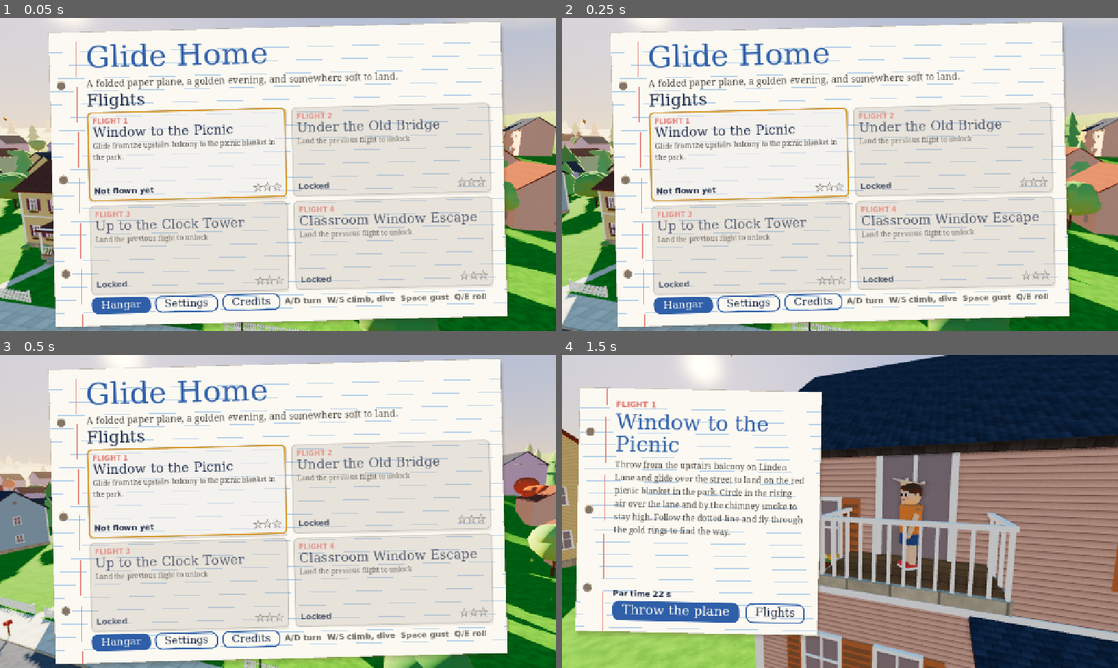
Above: before the commit, frames 1-4 (two rows, left to right).
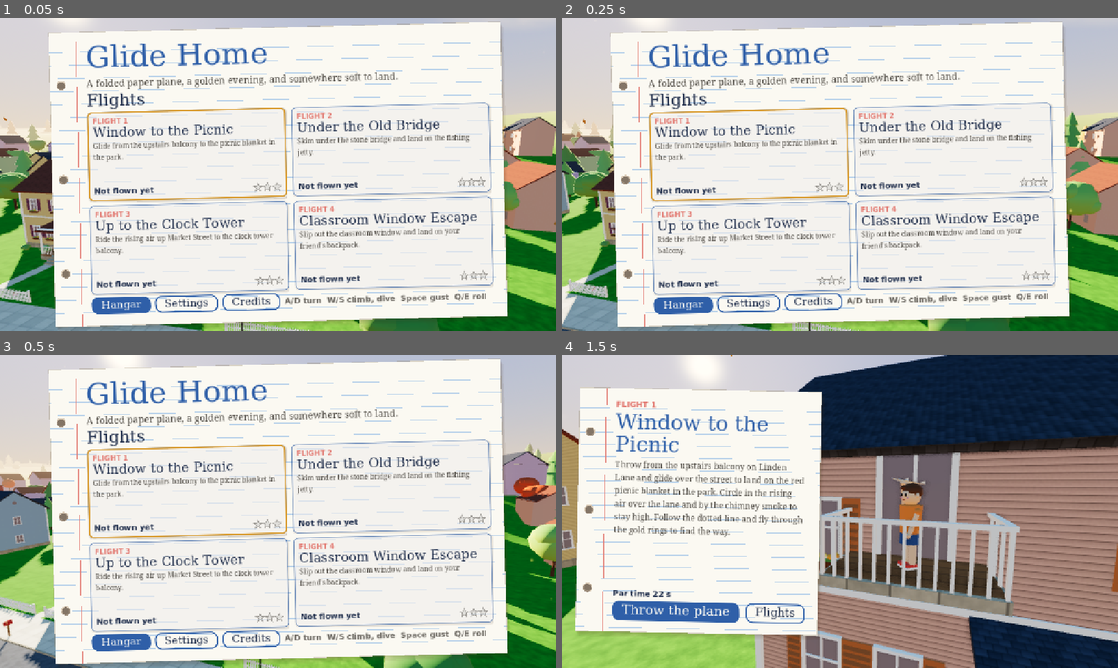
Above: after the commit, the same moments.

Repository: vashishtastudios-ooc/Fly-Paper-Plane
Game: Godot game, scene res://scenes/main.tscn
Two runs of this game, one before a commit and one after it. Both use one fixed random seed, a clock stepped at 60 frames per second and the inputs below.
Inputs (mouse positions are in pixels of both pictures, inside the frame that each line leads up to):
- Up to frame 1 (0.05 s): no input
- Up to frame 2 (0.25 s): no input
- Up to frame 3 (0.5 s): no input
- Up to frame 4 (1.5 s): tap Enter (throw) at 0.5 s; move the mouse to (962, 495) at 0.52 s; hold E (roll_right) 0.53-1.25 s; tap W (climb) at 0.6 s; click (962, 495) at 0.67 s; drag from (728, 527) to (812, 574) at 1.27 s

The runs differ from the first frame. In frame 1, 4.8% of the frame differs, in the area x 16-89%, y 26-89%; in frame 2, 4.8%; in frame 3, 4.8%; in frame 4, nothing differs.

Commit message:
Testing switch: unlock all flights and Hangar items
Game.UNLOCK_ALL_FOR_TESTING (on for now) makes every flight and every
paper, trail and sticker selectable without earning ribbons. The Hangar
shows 'Test mode: all unlocked'. Release checklist notes to turn it off.

Co-Authored-By: Claude Opus 5.5 <noreply@anthropic.com>

Diff:
--- a/autoload/game.gd
+++ b/autoload/game.gd
@@ -7,6 +7,9 @@
 enum State { LOADING, MENU, INTRO, THROWING, FLYING, LANDED, CRASHED, RESULT }
 
 const SAVE_PATH := "user://save.cfg"
+## Testing switch: unlocks every flight and every Hangar item without earning ribbons.
+## Set to false before publishing.
+const UNLOCK_ALL_FOR_TESTING := true
 const LEVEL_PATHS := [
 	"res://levels/level_1.tres",
 	"res://levels/level_2.tres",
@@ -45,7 +48,7 @@
 
 
 func is_unlocked(i: int) -> bool:
-	return i < unlocked
+	return UNLOCK_ALL_FOR_TESTING or i < unlocked
 
 
 func has_next_level() -> bool:
--- a/scenes/ui/hangar.gd
+++ b/scenes/ui/hangar.gd
@@ -181,12 +181,12 @@
 
 func _refresh() -> void:
 	var ribbons := Game.total_ribbons()
-	_ribbons_label.text = "Ribbons earned: %d" % ribbons
+	_ribbons_label.text = ("Test mode: all unlocked" if Game.UNLOCK_ALL_FOR_TESTING else "Ribbons earned: %d" % ribbons)
 	for kind in _buttons:
 		for id in _buttons[kind]:
 			var b: Button = _buttons[kind][id]
 			var req := Cosmetics.requirement(kind, id)
-			var unlocked := req <= ribbons
+			var unlocked := Cosmetics.is_unlocked(kind, id, ribbons)
 			b.disabled = not unlocked
 			var nm := ""
 			for it in Cosmetics.items(kind):
--- a/scripts/cosmetics/cosmetics.gd
+++ b/scripts/cosmetics/cosmetics.gd
@@ -49,7 +49,7 @@
 
 
 static func is_unlocked(kind: String, id: String, ribbons: int) -> bool:
-	return requirement(kind, id) <= ribbons
+	return Game.UNLOCK_ALL_FOR_TESTING or requirement(kind, id) <= ribbons
 
 
 ## Items that unlock exactly at `ribbons` (used to announce new unlocks).
Not shown, added: props/backpack_mat.gd.uid
Not shown, added: props/school.gd.uid
Not shown, added: scenes/ui/credits.gd.uid
Not shown, added: scenes/ui/hangar.gd.uid
Not shown, added: scenes/ui/settings_menu.gd.uid
Not shown, added: scripts/cosmetics/cosmetics.gd.uid
Not shown, changed: store/STORE_LISTING.md
